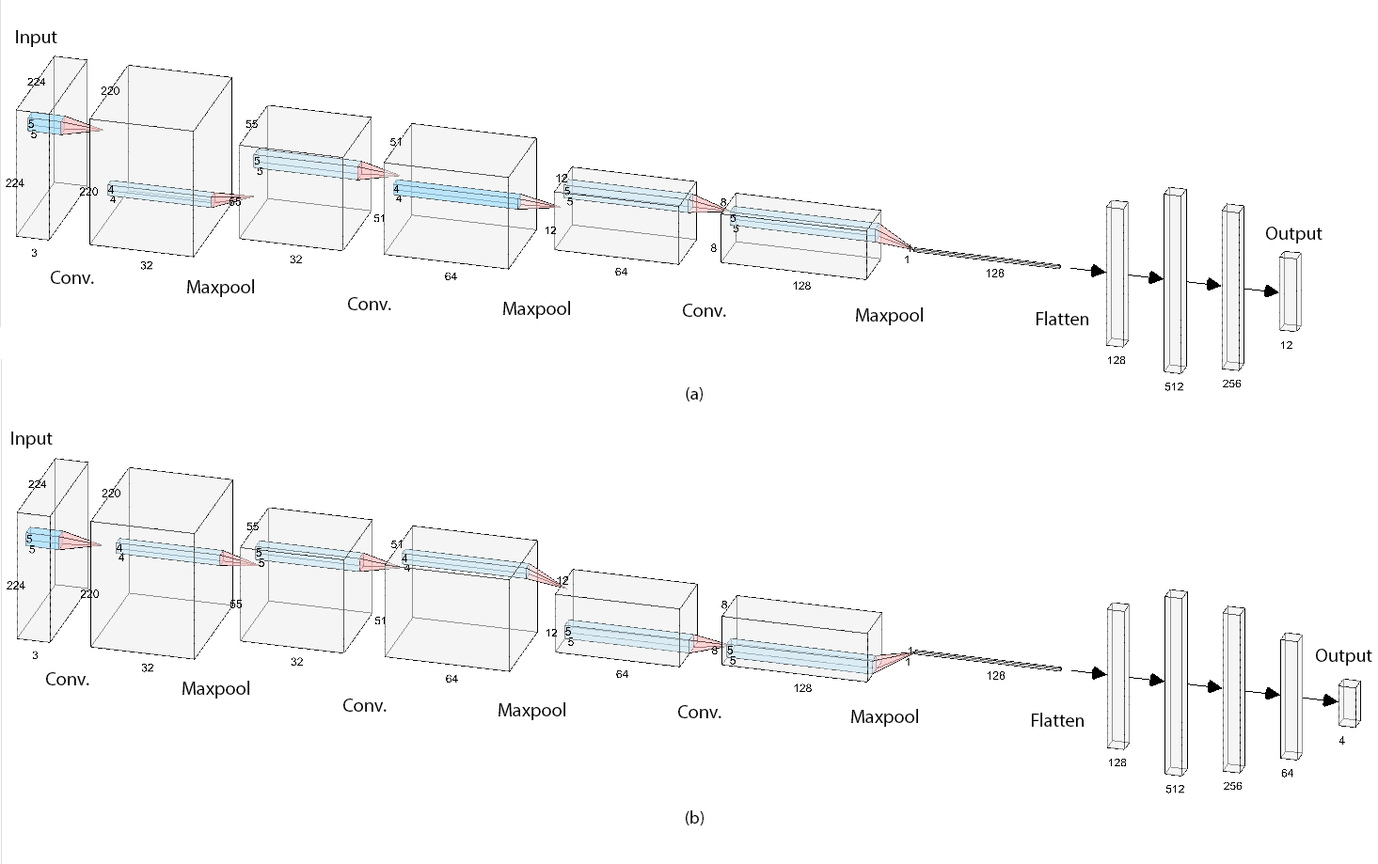
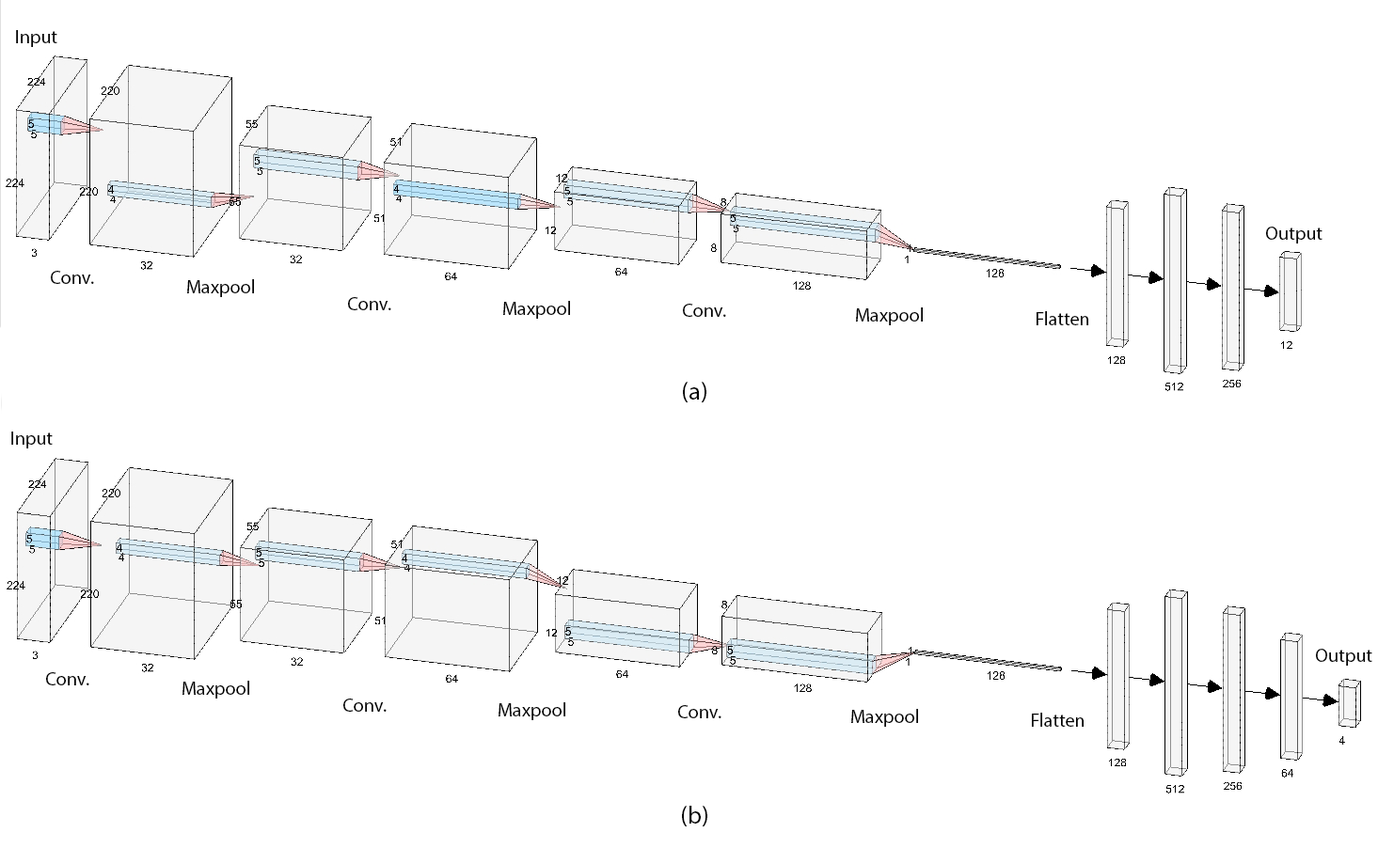
The second (1378, 864) image is a revision of the first. Changes to its layers:
painted on "(b)" over left=682, top=806, right=708, bottom=827
painted on "(a)" over left=682, top=381, right=707, bottom=403
painted on "Layer 2" over left=0, top=359, right=2, bottom=864
